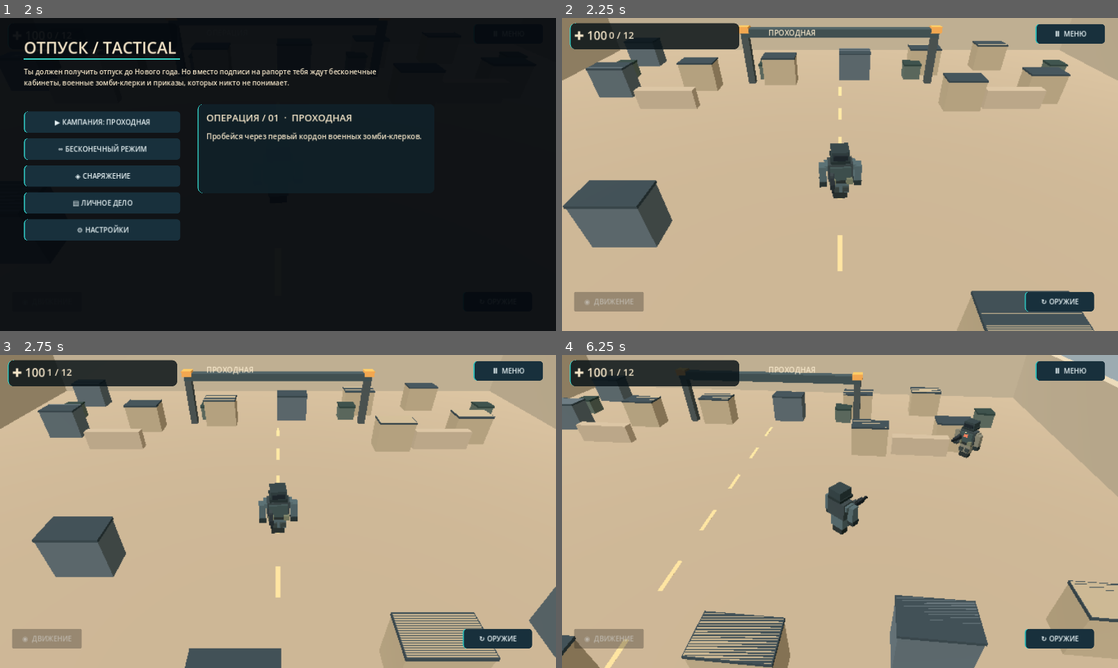
Above: before the commit, frames 1-4 (two rows, left to right).
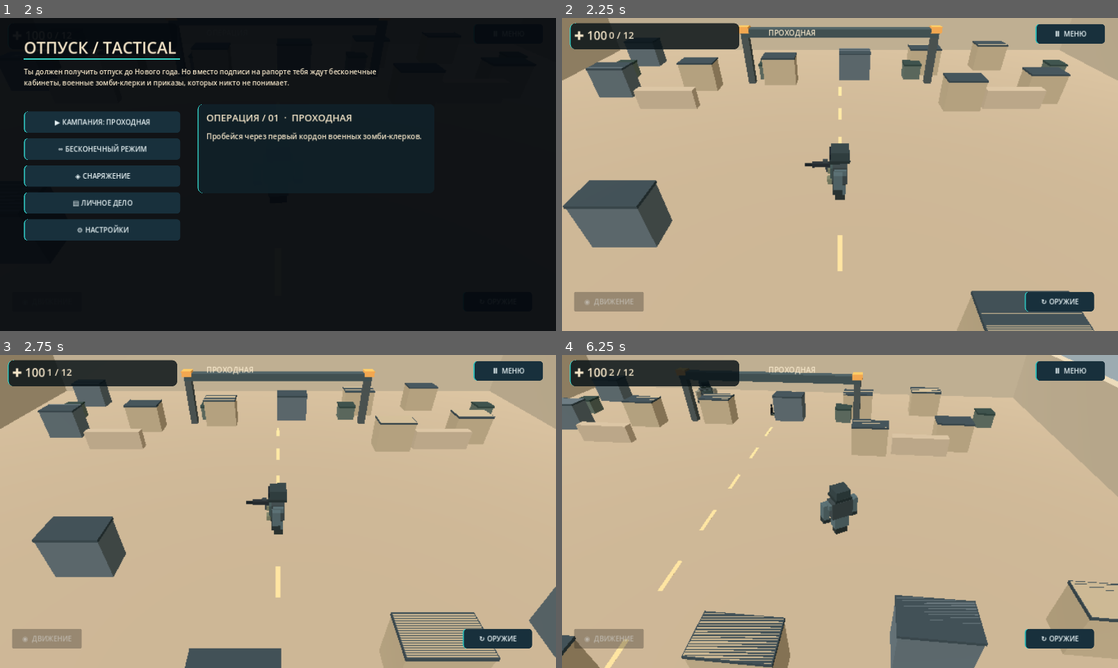
Above: after the commit, the same moments.

Repository: gemini13334-beep/---
Game: Godot game, scene res://scenes/main.tscn
Two runs of this game, one before a commit and one after it. Both use one fixed random seed, a clock stepped at 60 frames per second and the inputs below.
Inputs (mouse positions are in pixels of both pictures, inside the frame that each line leads up to):
- Up to frame 1 (2 s): click "Ⅱ МЕНЮ" at 0.5 s; click "↻ ОРУЖИЕ" at 1.25 s
- Up to frame 2 (2.25 s): click "▶ КАМПАНИЯ: ПРОХОДНАЯ" at 2 s
- Up to frame 3 (2.75 s): no input
- Up to frame 4 (6.25 s): tap Enter at 2.75 s; move the mouse to (962, 495) at 2.77 s; hold D 2.78-3.5 s; click (962, 495) at 2.92 s; drag from (728, 527) to (812, 574) at 3.52 s; move the mouse to (895, 442) at 4.27 s; hold D 4.28-5 s; drag from (812, 574) to (673, 464) at 5.02 s; move the mouse to (1006, 558) at 5.77 s; hold A from 5.78 s (still down)

Frame 1 is identical in both runs. In frame 2, 0.6% of the frame differs, in the area x 43-54%, y 39-59%; in frame 3, 0.5%; in frame 4, 1.0%, in the area x 8-76%, y 4-58%.

Commit message:
Introduce fast couriers and armored bureaucrats with distinct speed, damage and health

Diff:
--- a/godot/scripts/main.gd
+++ b/godot/scripts/main.gd
@@ -153,12 +153,35 @@
  if enemies.size() >= 20:
   return
  var e := Node3D.new()
- e.name = "Zombie Clerk"
+ var roll:=randf()
+ var enemy_kind:=0
+ if stage>=2 and roll<0.18:
+  enemy_kind=2
+ elif roll<0.42:
+  enemy_kind=1
  var angle := randf()*TAU
  e.position = Vector3(cos(angle)*15.0,0,sin(angle)*16.0)
  add_child(e)
- _make_operator(e,Color("#737467"),false)
- e.set_meta("hp",70.0+stage*10.0)
+ match enemy_kind:
+  1:
+   e.name="Fast Courier"
+   _make_operator(e,Color("#6d8068"),false)
+   e.set_meta("hp",43.0+stage*6.0)
+   e.set_meta("speed",2.65+stage*0.1)
+   e.set_meta("damage",8.0)
+  2:
+   e.name="Armored Bureaucrat"
+   _make_operator(e,Color("#565a67"),false)
+   _box(e,"Heavy armor",Vector3(0,1.3,-0.38),Vector3(1.03,0.77,0.17),Color("#29353d"))
+   e.set_meta("hp",170.0+stage*16.0)
+   e.set_meta("speed",1.05+stage*0.05)
+   e.set_meta("damage",20.0)
+  _:
+   e.name="Zombie Clerk"
+   _make_operator(e,Color("#737467"),false)
+   e.set_meta("hp",70.0+stage*10.0)
+   e.set_meta("speed",1.6+stage*0.08)
+   e.set_meta("damage",12.0)
  enemies.append(e)
 
 func _process(delta: float) -> void:
@@ -184,9 +207,9 @@
   var diff: Vector3 = hero.position-e.position
   diff.y = 0
   if diff.length()>1.4:
-   e.position += diff.normalized()*delta*(1.6+stage*0.08)
+   e.position += diff.normalized()*delta*float(e.get_meta("speed",1.6))
   else:
-   hp -= delta*12.0
+   hp -= delta*float(e.get_meta("damage",12.0))
   e.look_at(Vector3(hero.position.x,e.position.y,hero.position.z),Vector3.UP)
  if hit_flash_timer > 0.0:
   hit_flash_timer -= delta
